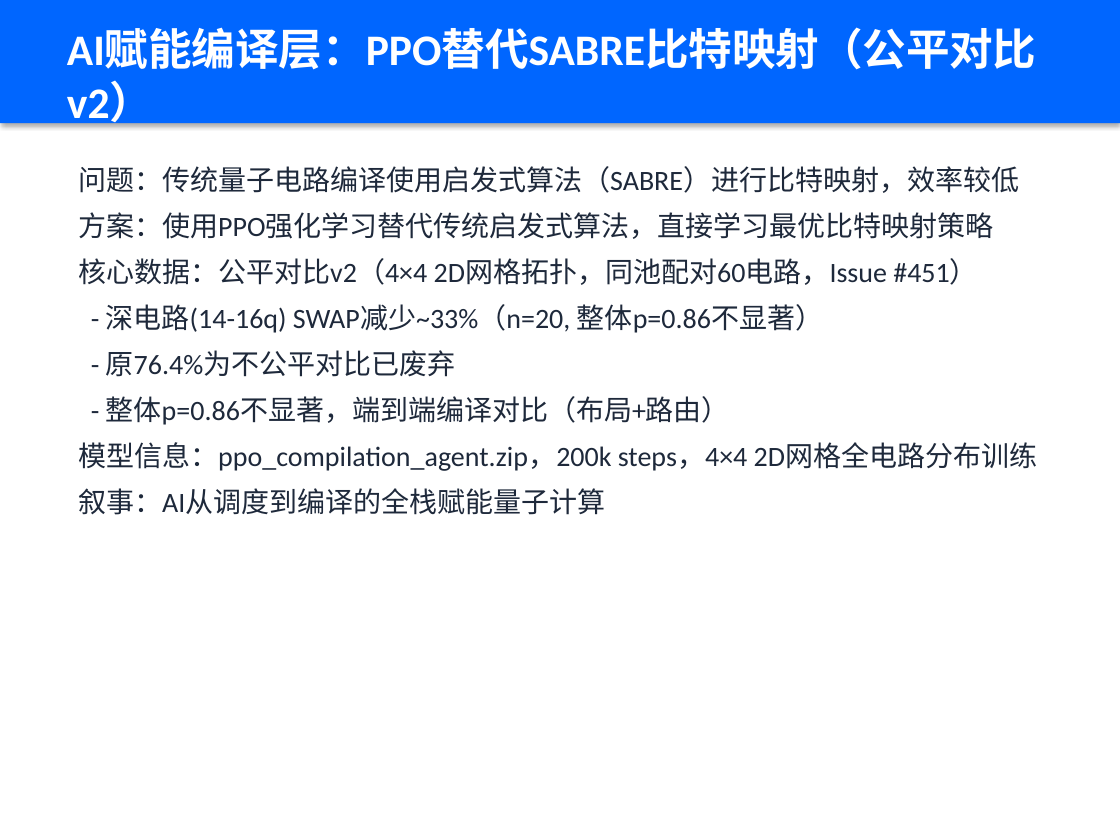
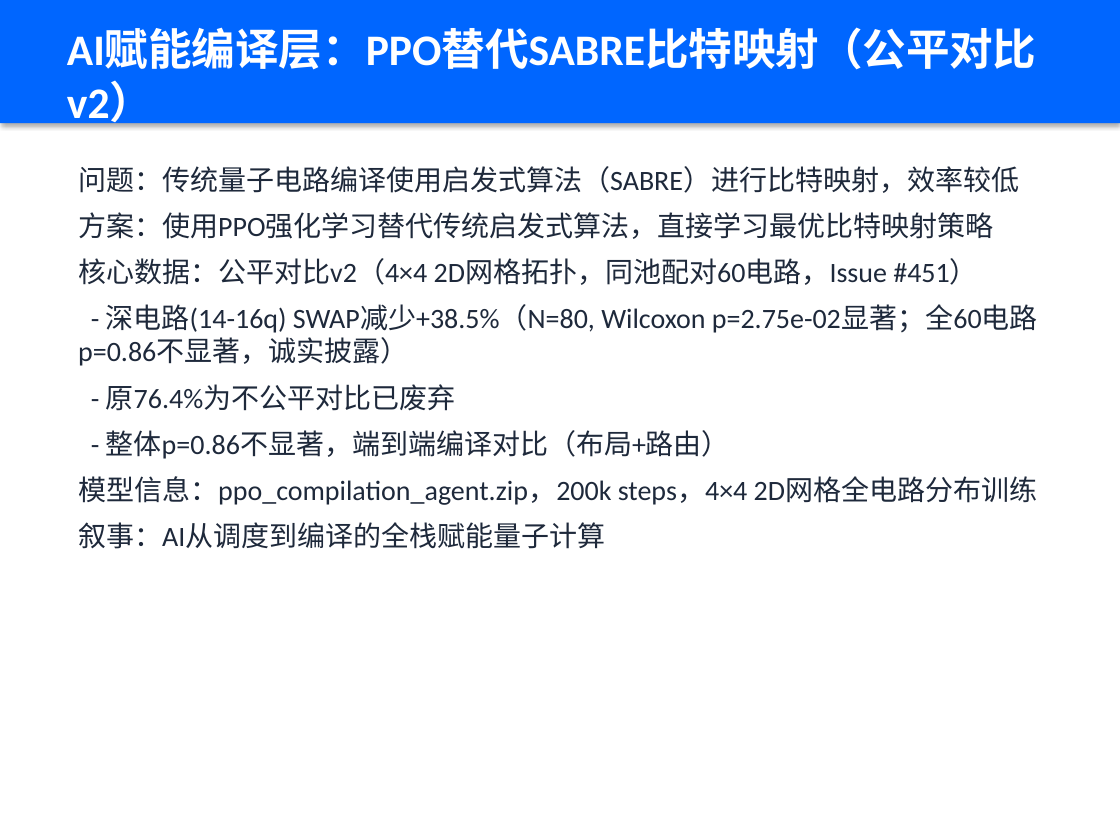
Before and after one commit to xiabai2008/quantum-rl-scheduler, a slide deck: slide 7 of deliverable_models/答辩PPT.pptx. Drawn at 1120x840 pixels with LibreOffice and Linux fonts; fonts in the diff are those of the drawing. Boxes give left, top, right and bottom in pixels: in the first picture for what was removed or moved away, otherwise in the second. Text is boxed around its words. In the diff, an @@ line names an element or a change of style, - is before the commit and + after.

```diff
--- a/deliverable_models/答辩PPT.pptx
+++ b/deliverable_models/答辩PPT.pptx
@@ text at bbox=[78, 304, 1038, 366]: text changed @@
-- 深电路(14-16q) SWAP减少~33%（n=20, 整体p=0.86不显著）
+- 深电路(14-16q) SWAP减少+38.5%（N=80, Wilcoxon p=2.75e-02显著；全60电路p=0.86不显著，诚实披露）
```
Also in this commit, not shown: 5 other slides changed, 15 other files.
